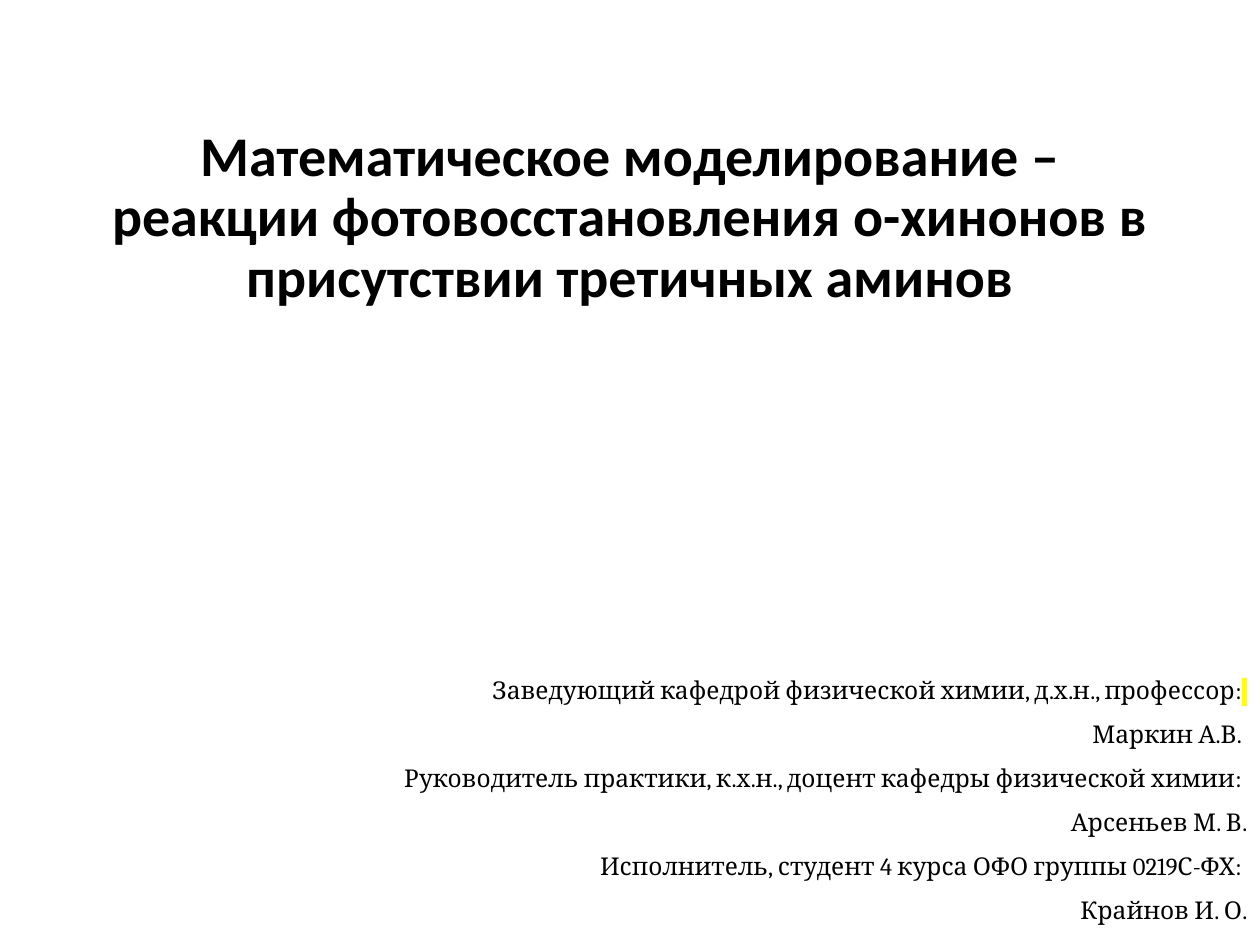
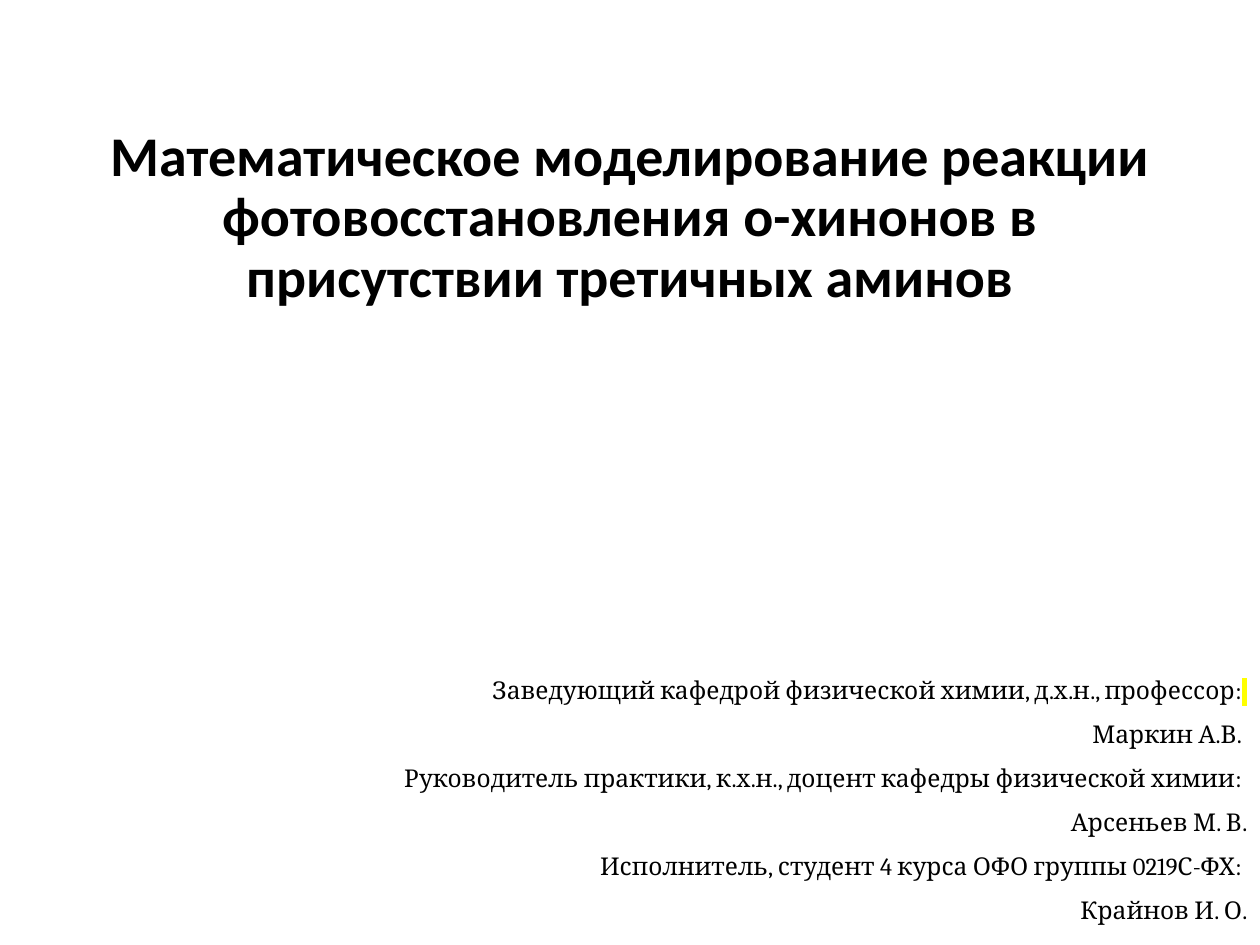
Before and after one commit to EnglishBeach/Course-work, a slide deck: slide 1 of Презентация.pptx. Drawn at 1260x945 pixels with LibreOffice and Linux fonts; fonts in the diff are those of the drawing. Boxes give left, top, right and bottom in pixels: in the first picture for what was removed or moved away, otherwise in the second. Text is boxed around its words. In the diff, an @@ line names an element or a change of style, - is before the commit and + after.

Commit message:
fixes

```diff
--- a/Презентация.pptx
+++ b/Презентация.pptx
@@ title at (x1=110, y1=139, x2=1148, y2=306): text changed @@
-Математическое моделирование – реакции фотовосстановления о-хинонов в присутствии третичных аминов
+Математическое моделирование реакции фотовосстановления о-хинонов в присутствии третичных аминов
```
Also in this commit, not shown: 1 slide added, 1 slide removed.
